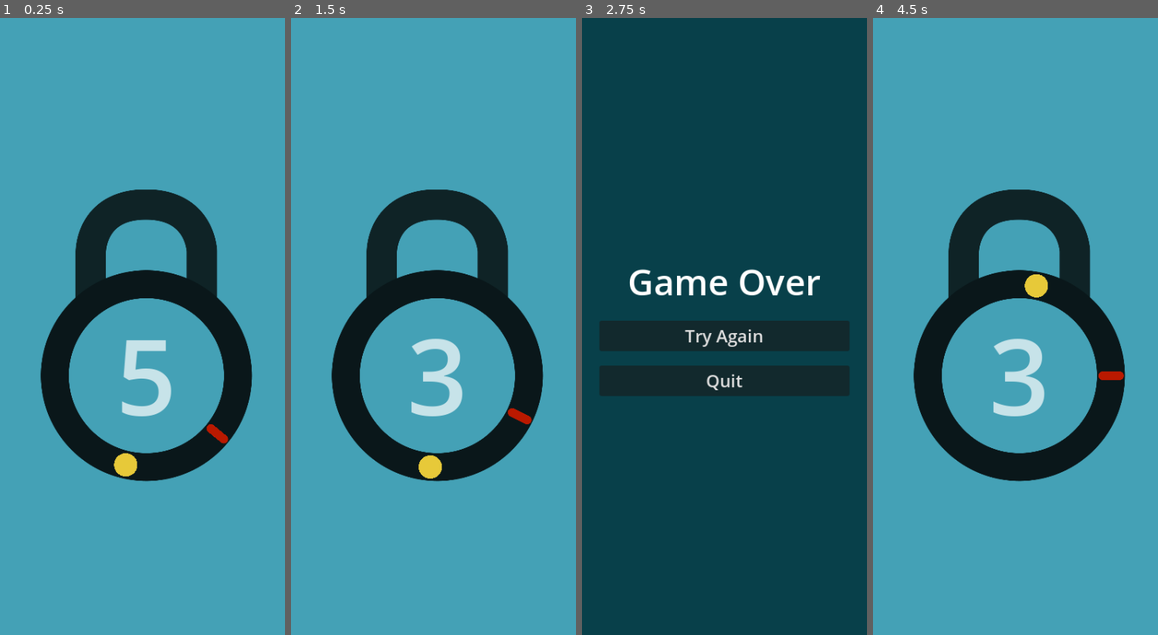
Above: before the commit, frames 1-4 (left to right).
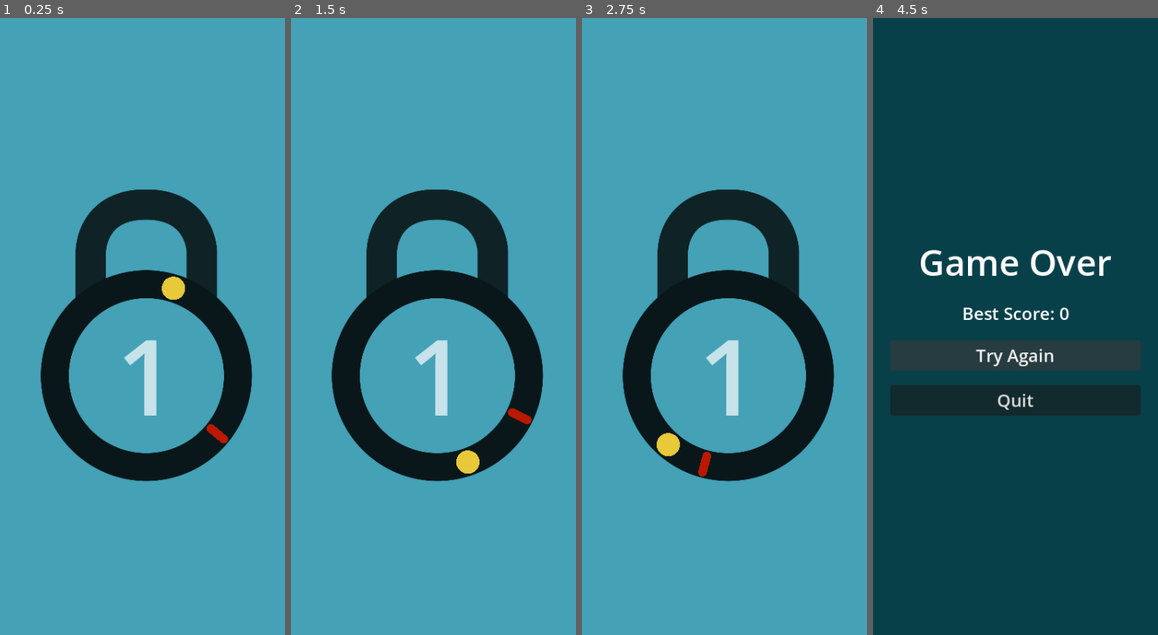
Above: after the commit, the same moments.

Repository: rob-not-bob/lock-breaker
Game: Godot game, scene res://scenes/main.tscn
Two runs of this game, one before a commit and one after it. Both use one fixed random seed, a clock stepped at 60 frames per second and the inputs below.
Inputs (mouse positions are in pixels of both pictures, inside the frame that each line leads up to):
- Up to frame 1 (0.25 s): no input
- Up to frame 2 (1.5 s): move the mouse to (496, 295) at 0.52 s; click (496, 295) at 0.6 s; click (433, 357) at 1.25 s, where only the run after the commit has a clickable "Try Again"
- Up to frame 3 (2.75 s): click (724, 357) at 2 s, where only the run after the commit has a clickable "Try Again"
- Up to frame 4 (4.5 s): click (1015, 338) at 2.75 s, where only the run before the commit has a clickable "Try Again"; click (1015, 357) at 3.5 s, where only the run after the commit has a clickable "Try Again"; move the mouse to (958, 357) at 4.27 s; click (958, 357) at 4.35 s

The runs differ from the first frame. In frame 1, 1.6% of the frame differs, in the area x 39-66%, y 41-75%; in frame 2, 1.7%; in frame 3, 98%; in frame 4, 99%, in the area x 0-100%, y 0-100%.

Commit message:
Refactor + added increasing difficulty

Diff:
--- a/project.godot
+++ b/project.godot
@@ -14,6 +14,11 @@
 run/main_scene="res://scenes/main.tscn"
 config/features=PackedStringArray("4.1", "Mobile")
 config/icon="res://icon.svg"
+
+[autoload]
+
+_Utils="*res://scripts/Utils.gd"
+SceneSwitcher="*res://scripts/scene_switcher.gd"
 
 [display]
 
--- a/scenes/coin.gd
+++ b/scenes/coin.gd
@@ -1,13 +1,17 @@
 extends Area2D
 
-signal coin_entered(area: Area2D);
-signal coin_exited(area: Area2D);
+class_name Coin;
+
+signal coin_missed;
+
+func collect_coin():
+	self.disconnect("area_exited", _on_area_exited)
+	queue_free();
 
 var in_coin = false;
 func _on_area_entered(area):
 	in_coin = true;
-	coin_entered.emit(area);
 
 func _on_area_exited(area):
 	in_coin = false;
-	coin_exited.emit(area);
+	coin_missed.emit();
--- /dev/null
+++ b/scenes/coin_spawner.gd
@@ -0,0 +1,22 @@
+extends Node2D
+
+@export var min_coin_spawn_distance = PI / 4;
+@onready var coin_scene = preload("res://scenes/coin.tscn");
+
+var _coin_scale: float = 1;
+func calculate_coin_scale(_track_width: float):
+	_coin_scale = 1;
+
+var coin = null;
+func spawn_coin(center: Vector2, radius: float, angle: float):
+	coin = coin_scene.instantiate();
+
+	coin.global_position = MyUtils.get_position_about_point(center, radius, -min_coin_spawn_distance);
+	coin.global_position = MyUtils.get_position_about_point(center, radius, randf_range(
+		angle + min_coin_spawn_distance,
+		angle + 2 * PI - min_coin_spawn_distance
+	));
+
+	add_child(coin);
+
+	return coin;
--- /dev/null
+++ b/scenes/coin_spawner.tscn
@@ -0,0 +1,3 @@
+[gd_scene format=3 uid="uid://bjesc1gi823fb"]
+
+[node name="coin_spawner" type="Node2D"]
--- a/scenes/game_over_screen.gd
+++ b/scenes/game_over_screen.gd
@@ -1,7 +1,13 @@
 extends CanvasLayer
+
+func _ready():
+	var best_score = SceneSwitcher.get_param("best_score");
+	if not best_score:
+		best_score = 0;
+	$VBoxContainer/BestScore.text = "Best Score: " + str(best_score);
 
 func _on_quit_button_up():
 	get_tree().quit();
 
 func _on_try_again_button_up():
-	get_tree().change_scene_to_file("res://scenes/main.tscn")
+	SceneSwitcher.change_scene("res://scenes/main.tscn");
--- a/scenes/game_over_screen.tscn
+++ b/scenes/game_over_screen.tscn
@@ -38,6 +38,14 @@
 vertical_alignment = 1
 autowrap_mode = 2
 
+[node name="BestScore" type="Label" parent="VBoxContainer"]
+layout_mode = 2
+theme = ExtResource("2_bnhkj")
+text = "Best Score: 0"
+horizontal_alignment = 1
+vertical_alignment = 1
+autowrap_mode = 2
+
 [node name="TryAgain" type="Button" parent="VBoxContainer"]
 layout_mode = 2
 theme = ExtResource("2_bnhkj")
--- a/scenes/main.gd
+++ b/scenes/main.gd
@@ -1,23 +1,37 @@
 extends SubViewport
 
-var lock_difficulty = 5;
+var level_difficulty = 1;
+var lock_difficulty = 1;
 
 func show_game_over_screen():
-	get_tree().change_scene_to_file("res://scenes/game_over_screen.tscn")
+	SceneSwitcher.change_scene("res://scenes/game_over_screen.tscn",
+		{ "best_score": max(level_difficulty - lock_difficulty, level_difficulty - 1)}
+	);
 
 func _ready():
+	var difficulty = SceneSwitcher.get_param("difficulty")
+	if difficulty:
+		level_difficulty = difficulty;
+
+	lock_difficulty = level_difficulty;
 	$lock/countdown.text = str(lock_difficulty);
+	$track.create_coin();
 
 func _on_lock_info_calculated(center, radius, trackWidth):
 	$track.initialize(center, radius, trackWidth);
 
 func _on_coin_collected():
+	if lock_difficulty <= 0:
+		return;
+
 	lock_difficulty -= 1;
 	$lock/countdown.text = str(lock_difficulty);
 	if lock_difficulty == 0:
 		$track.direction = 0;
 		await $lock.unlock();
-		show_game_over_screen();
+		SceneSwitcher.change_scene("res://scenes/main.tscn", { "difficulty": level_difficulty + 1 })
+	else:
+		$track.create_coin();
 
 func _on_lose():
 	print("lose")
--- a/scenes/start_screen.gd
+++ b/scenes/start_screen.gd
@@ -1,7 +1,7 @@
 extends CanvasLayer
 
 func _on_start_button_up():
-	get_tree().change_scene_to_file("res://scenes/main.tscn");
+	SceneSwitcher.change_scene("res://scenes/main.tscn");
 
 func _on_quit_button_up():
 	get_tree().quit();
--- a/scenes/track.gd
+++ b/scenes/track.gd
@@ -2,8 +2,8 @@
 
 @export var rotation_speed: float = 2.5;
 
-
 signal lost;
+signal coin_collected;
 
 var _center: Vector2 = Vector2.ZERO;
 var _radius: float = 0;
@@ -11,26 +11,22 @@
 func initialize(center: Vector2, radius: float, track_width: float):
 	_radius = radius;
 	_center = center;
-	calculate_coin_scale(track_width)
-
-func get_position_about_center(angle: float):
-	var x = _radius * cos(angle);
-	var y = _radius * sin(angle);
-	return _center + Vector2(x, y);
+	$coin_spawner.calculate_coin_scale(track_width);
 
 func lose():
 	direction = 0;
 	lost.emit();
 
 func invert_direction():
+	if direction == 0:
+		return;
+
 	direction *= -1;
-	if not in_coin:
+	if not coin.in_coin:
 		lose();
 	else:
-		collect_coin();
-
-func _ready():
-	spawn_coin();
+		coin.collect_coin();
+		coin_collected.emit();
 
 var current_angle: float = 0;
 var direction = 1;
@@ -39,42 +35,10 @@
 		invert_direction();
 
 	current_angle += rotation_speed * direction * delta;
-	$indicator.global_position = get_position_about_center(current_angle);
+	$indicator.global_position = MyUtils.get_position_about_point(_center, _radius, current_angle);
 	$indicator.rotation = current_angle;
 
-
-@export var min_coin_spawn_distance = PI / 4;
-@onready var coin_scene = preload("res://scenes/coin.tscn");
-
-signal coin_collected;
-
-var _coin_scale: float = 1;
-func calculate_coin_scale(_track_width: float):
-	_coin_scale = 1;
-
-var coin = null;
-func spawn_coin():
-	coin = coin_scene.instantiate();
-	coin.global_position = get_position_about_center(-min_coin_spawn_distance);
-	coin.global_position = get_position_about_center(randf_range(
-		current_angle + min_coin_spawn_distance,
-		current_angle + 2 * PI - min_coin_spawn_distance
-	));
-	coin.connect("coin_entered", _on_coin_entered);
-	coin.connect("coin_exited", _on_coin_exited);
-	$coin_parent.add_child(coin);
-
-func collect_coin():
-	coin.disconnect("coin_exited", _on_coin_exited)
-	coin.queue_free();
-	coin_collected.emit();
-	spawn_coin();
-
-var in_coin = false;
-func _on_coin_entered(_area: Area2D):
-	in_coin = true;
-
-func _on_coin_exited(_area: Area2D):
-	in_coin = false;
-	if coin:
-		lose();
+var coin: Coin;
+func create_coin():
+	coin = $coin_spawner.spawn_coin(_center, _radius, current_angle);
+	coin.connect("coin_missed", lose)
--- a/scenes/track.tscn
+++ b/scenes/track.tscn
@@ -1,7 +1,9 @@
-[gd_scene load_steps=4 format=3 uid="uid://bpy1hd0buwsk4"]
+[gd_scene load_steps=6 format=3 uid="uid://bpy1hd0buwsk4"]
 
 [ext_resource type="Script" path="res://scenes/track.gd" id="1_6rsom"]
 [ext_resource type="Texture2D" uid="uid://btw4q2gr3q56" path="res://assets/indicator.png" id="1_gd7vg"]
+[ext_resource type="PackedScene" uid="uid://bjesc1gi823fb" path="res://scenes/coin_spawner.tscn" id="2_c0cko"]
+[ext_resource type="Script" path="res://scenes/coin_spawner.gd" id="3_xu0fs"]
 
 [sub_resource type="CapsuleShape2D" id="CapsuleShape2D_l2j7e"]
 radius = 6.0
@@ -10,7 +12,8 @@
 [node name="track" type="Node2D"]
 script = ExtResource("1_6rsom")
 
-[node name="coin_parent" type="Node2D" parent="."]
+[node name="coin_spawner" parent="." instance=ExtResource("2_c0cko")]
+script = ExtResource("3_xu0fs")
 
 [node name="indicator" type="Area2D" parent="."]
 
--- a/scripts/CoinSpawner.gd
+++ /dev/null
@@ -1,11 +0,0 @@
-extends Node
-
-
-# Called when the node enters the scene tree for the first time.
-func _ready():
-	pass # Replace with function body.
-
-
-# Called every frame. 'delta' is the elapsed time since the previous frame.
-func _process(delta):
-	pass
--- /dev/null
+++ b/scripts/Utils.gd
@@ -0,0 +1,8 @@
+extends Node
+
+class_name MyUtils
+
+static func get_position_about_point(point: Vector2, radius: float, angle: float):
+	var x = radius * cos(angle);
+	var y = radius * sin(angle);
+	return point + Vector2(x, y);
--- /dev/null
+++ b/scripts/scene_switcher.gd
@@ -0,0 +1,15 @@
+extends Node
+
+# Private variable
+var _params = null
+
+# Call this instead to be able to provide arguments to the next scene
+func change_scene(next_scene, params=null):
+	_params = params
+	get_tree().change_scene_to_file(next_scene)
+
+# In the newly opened scene, you can get the parameters by name
+func get_param(name):
+	if _params != null and _params.has(name):
+		return _params[name]
+	return null
